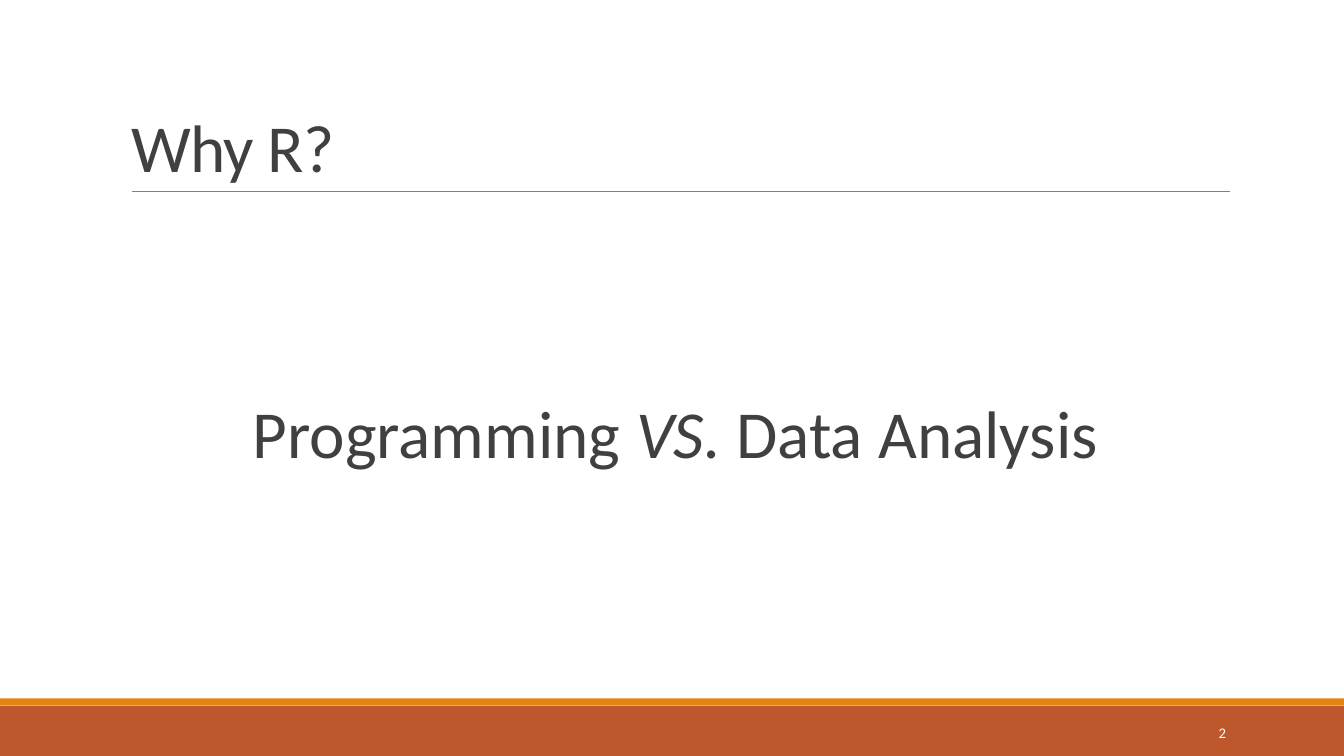
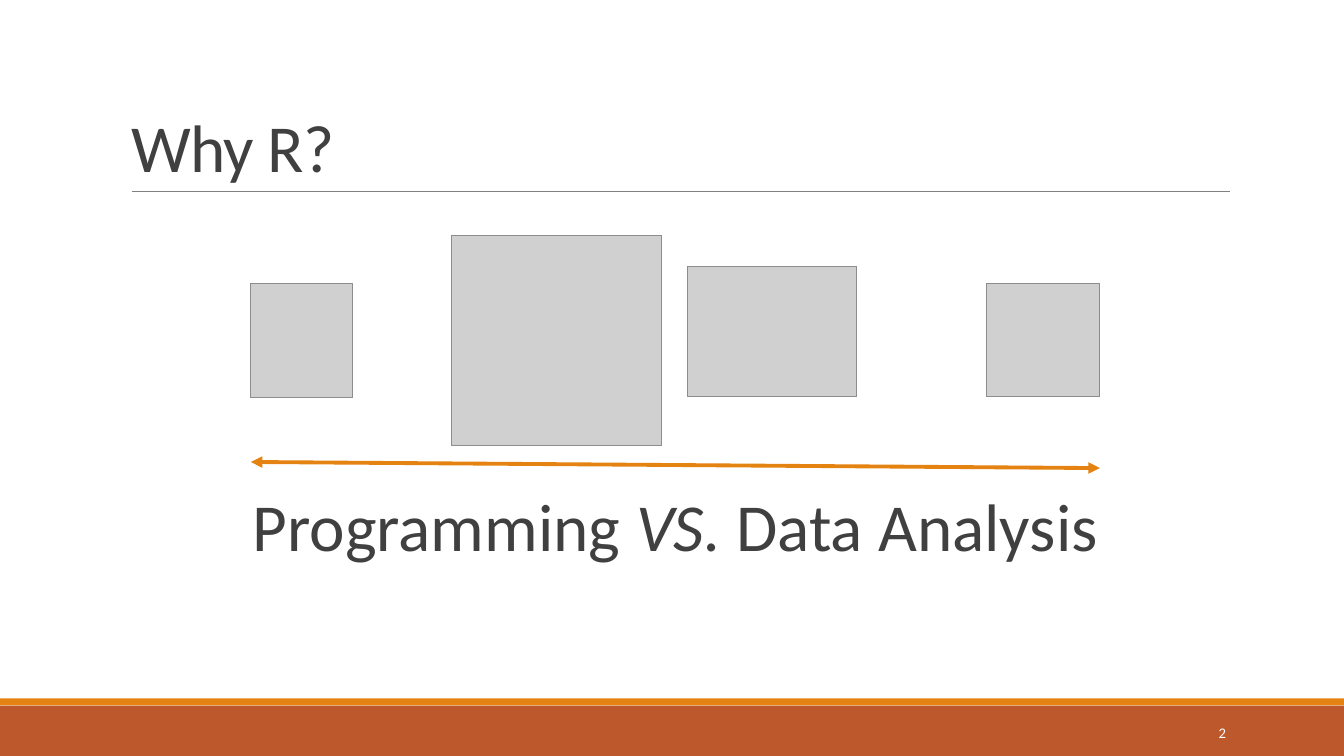
Before and after one commit to rainfireliang/COMM6320_IntroductionR, a slide deck: slide 2 of Introduction to R Programming and Data Analysis.pptx. Drawn at 1344x756 pixels with LibreOffice and Linux fonts; fonts in the diff are those of the drawing; grey boxes stand for pictures. Boxes give left, top, right and bottom in pixels: in the first picture for what was removed or moved away, otherwise in the second. Text is boxed around its words. In the diff, an @@ line names an element or a change of style, - is before the commit and + after.

```diff
--- a/Introduction to R Programming and Data Analysis.pptx
+++ b/Introduction to R Programming and Data Analysis.pptx
@@ text "Programming VS. Data Analysis": place and size @@
-text "Programming VS. Data Analysis" at (253, 411, 1097, 470)
+text "Programming VS. Data Analysis" at (253, 504, 1097, 563)
@@ picture added at (452, 235, 661, 445) @@
@@ picture added at (688, 266, 856, 397) @@
@@ picture added at (251, 283, 353, 397) @@
@@ picture added at (987, 283, 1100, 396) @@
@@ double arrow added from (251, 462) to (1100, 468), #E48312 2.75 pt @@
```
Also in this commit, not shown: 3 other slides changed.
